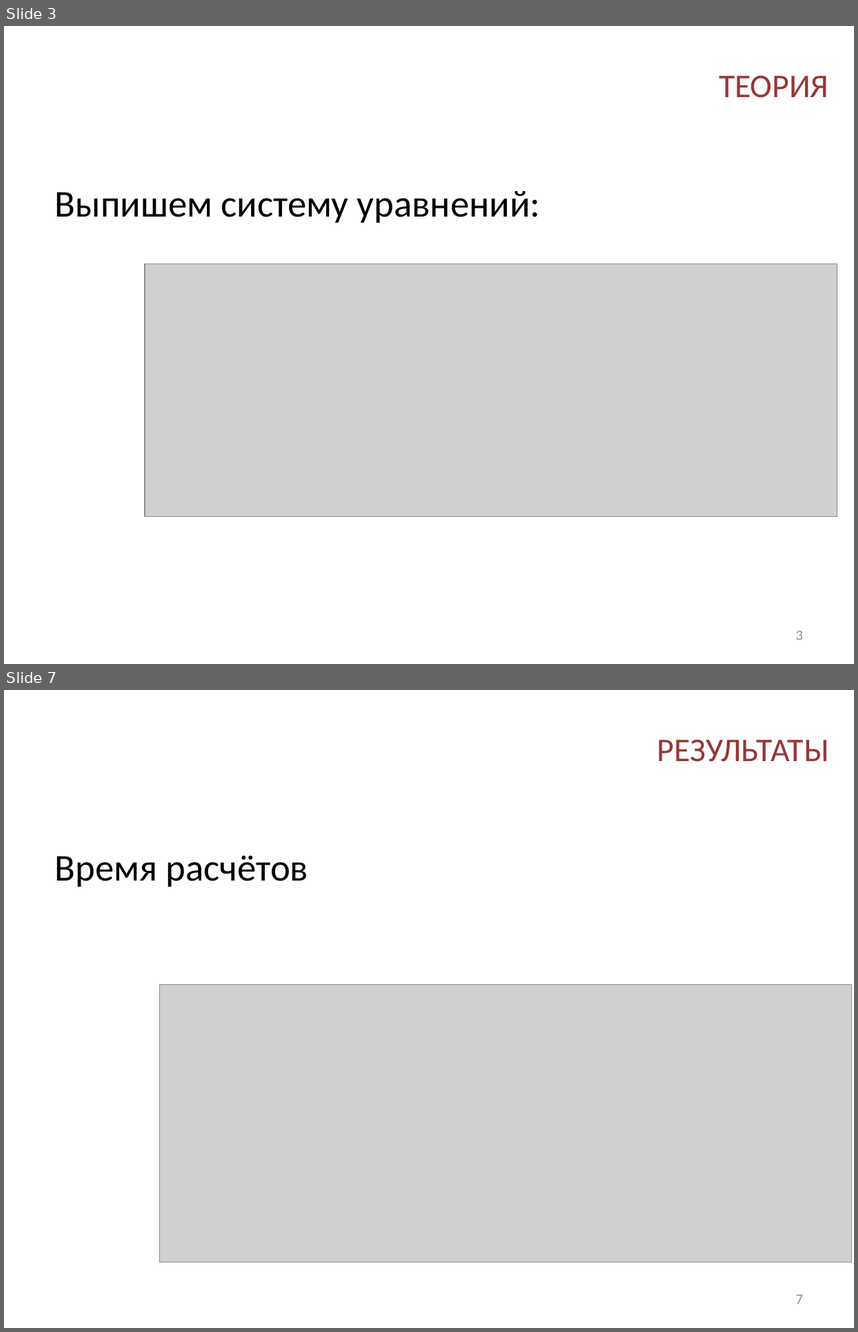
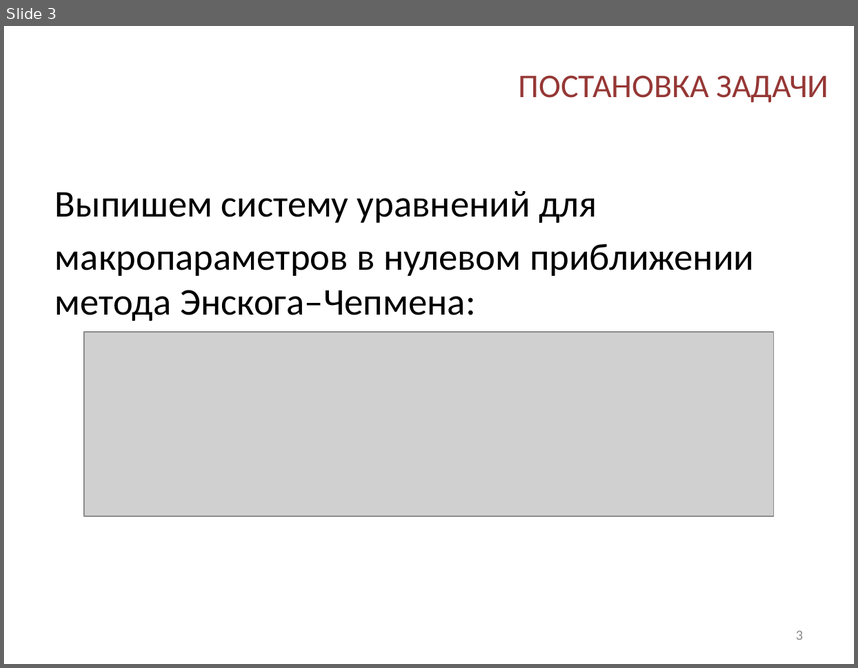
Before and after one commit to SpinSpinSugar/lectures, a slide deck: Student_conference/Relaxation_after_shockwave_ru.pptx. Shown one above the other, each under a label of ours: slides 3 and 7 before the commit, slide 3 after it; the slides between them are not shown. The pictures are 858x1332 and 858x668 pixels, drawn with LibreOffice and Linux fonts; fonts in the diff are those of the drawing; grey boxes stand for pictures; background and template pictures are left out. Boxes give left, top, right and bottom in pixels: in the first picture for what was removed or moved away, otherwise in the second. Text is boxed around its words. In the diff, an @@ line names an element or a change of style, - is before the commit and + after.

```diff
--- a/Student_conference/Relaxation_after_shockwave_ru.pptx
+++ b/Student_conference/Relaxation_after_shockwave_ru.pptx
@@ slide 7 removed at <box>4,690,854,1328</box>, background picture (left out) @@
@@ title removed at <box>657,740,829,762</box> @@
-РЕЗУЛЬТАТЫ
@@ text removed at <box>55,855,308,887</box> @@
-Время расчётов
@@ picture removed at <box>159,984,851,1262</box> @@
@@ page number removed at <box>796,1294,803,1303</box> @@
-7
@@ slide 3 changed as well @@
@@ title at <box>519,76,829,103</box>: text changed @@
-ТЕОРИЯ
+ПОСТАНОВКА ЗАДАЧИ
@@ text at <box>55,191,754,321</box>: text changed @@
-Выпишем систему уравнений:
+Выпишем систему уравнений для
+макропараметров в нулевом приближении метода Энскога–Чепмена:
@@ picture: place and size @@
-picture at <box>145,264,838,517</box>
+picture at <box>84,332,774,517</box>
```
Also in this commit, not shown: 4 other slides changed, 4 slides added, 2 other slides removed, 3 other files.
